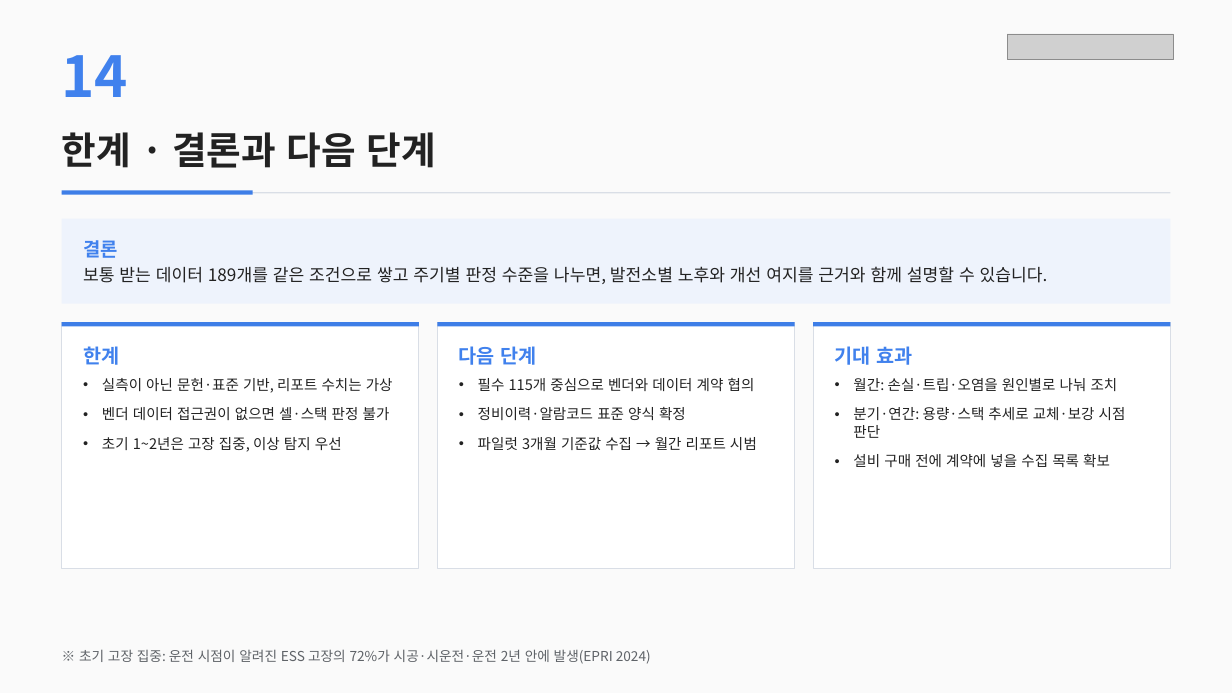
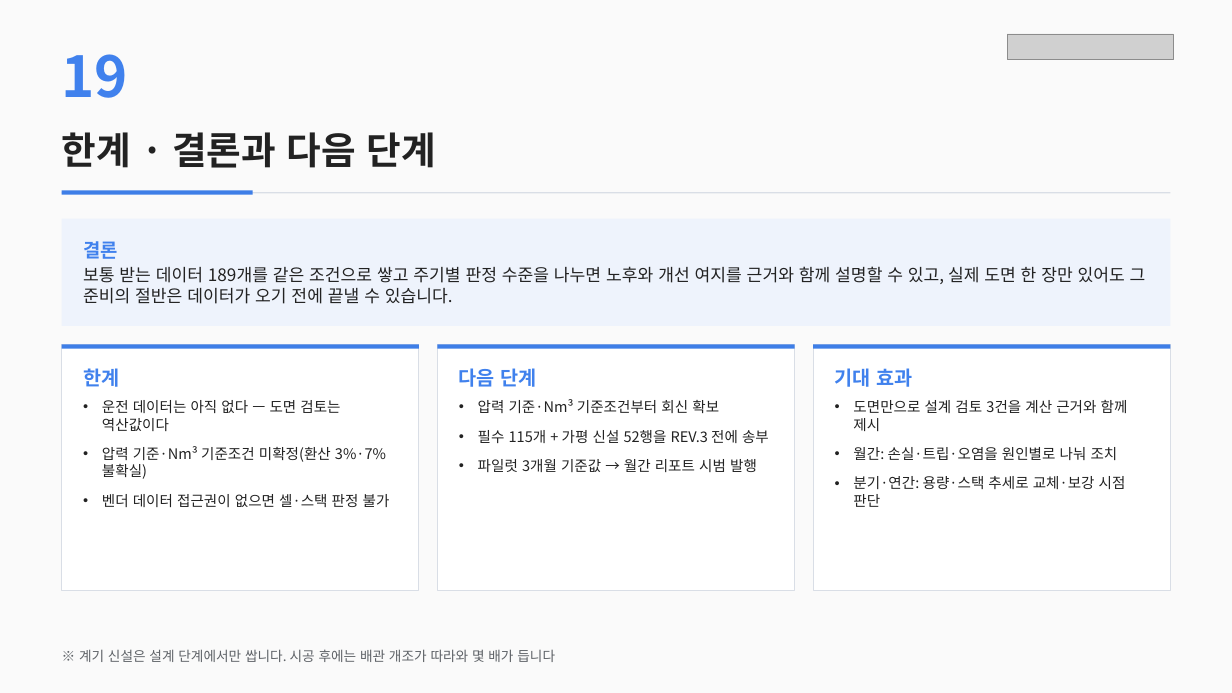
Before and after one commit to satoshisong01/solar-dashboard, a slide deck: slide 20 of docs/reports/태양광·수소 데이터수집·AI분석 예상안.pptx (slide 15 before the commit). Drawn at 1232x693 pixels with LibreOffice and Linux fonts; fonts in the diff are those of the drawing; grey boxes stand for pictures. Boxes give left, top, right and bottom in pixels: in the first picture for what was removed or moved away, otherwise in the second. Text is boxed around its words. In the diff, an @@ line names an element or a change of style, - is before the commit and + after.

Commit message:
docs: 가평 P&ID 조사와 구현 현황을 반영해 제출 문서 갱신
- 원고 기준으로 PPT 20장·Word 32쪽·엑셀 16시트를 다시 렌더하고 PDF 2종을 재출력한다
- 차트 PNG를 새 집계(월간 39·분기 16·연간 23)로 다시 그린다
- 표지·안내 시트에 제2판(2026-09-17) 표기를 넣는다
- Word 세로 여백·행간·표 여백을 줄여 35쪽에서 32쪽으로 맞춘다(내용 삭제 없음)

```diff
--- a/docs/reports/태양광·수소 데이터수집·AI분석 예상안.pptx
+++ b/docs/reports/태양광·수소 데이터수집·AI분석 예상안.pptx
@@ text at [62, 54, 129, 98]: text changed @@
-14
+19
@@ rectangle: place and size @@
-rectangle at [62, 219, 1170, 304]
+rectangle at [62, 219, 1170, 326]
@@ text at [83, 266, 1146, 304]: text changed @@
-보통 받는 데이터 189개를 같은 조건으로 쌓고 주기별 판정 수준을 나누면, 발전소별 노후와 개선 여지를 근거와 함께 설명할 수 있습니다.
+보통 받는 데이터 189개를 같은 조건으로 쌓고 주기별 판정 수준을 나누면 노후와 개선 여지를 근거와 함께 설명할 수 있고, 실제 도면 한 장만 있어도 그 준비의 절반은 데이터가 오기 전에 끝낼 수 있습니다.
@@ 6 rectangles, 3 texts: place and size @@
-6 rectangles, 3 texts at [62, 322, 1170, 569]
+6 rectangles, 3 texts at [62, 344, 1170, 591]
@@ text at [102, 400, 386, 479]: text changed @@
-• 실측이 아닌 문헌·표준 기반, 리포트 수치는 가상
+• 운전 데이터는 아직 없다 — 도면 검토는 역산값이다
+• 압력 기준·Nm³ 기준조건 미확정(환산 3%·7% 불확실)
@@ text at [478, 399, 769, 472]: text changed @@
-• 필수 115개 중심으로 벤더와 데이터 계약 협의
-• 정비이력·알람코드 표준 양식 확정
-• 파일럿 3개월 기준값 수집 → 월간 리포트 시범
+• 압력 기준·Nm³ 기준조건부터 회신 확보
+• 필수 115개 + 가평 신설 52행을 REV.3 전에 송부
+• 파일럿 3개월 기준값 → 월간 리포트 시범 발행
@@ text at [853, 400, 1128, 431]: paragraph added @@
+• 도면만으로 설계 검토 3건을 계산 근거와 함께 제시
@@ text at [102, 437, 342, 452]: paragraph removed @@
-• 초기 1~2년은 고장 집중, 이상 탐지 우선
@@ text at [853, 454, 1110, 467]: paragraph removed @@
-• 설비 구매 전에 계약에 넣을 수집 목록 확보
@@ text at [79, 649, 555, 662]: text changed @@
-※ 초기 고장 집중: 운전 시점이 알려진 ESS 고장의 72%가 시공·시운전·운전 2년 안에 발생(EPRI 2024)
+※ 계기 신설은 설계 단계에서만 쌉니다. 시공 후에는 배관 개조가 따라와 몇 배가 듭니다
```
Also in this commit, not shown: 4 other slides changed, 5 slides added, 20 other files.
